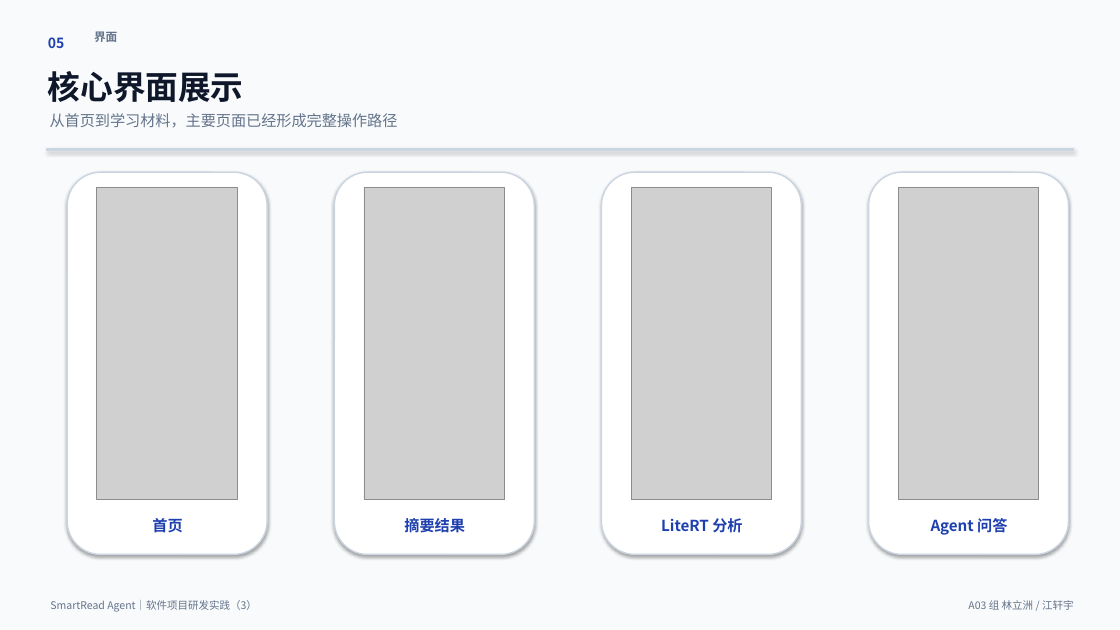
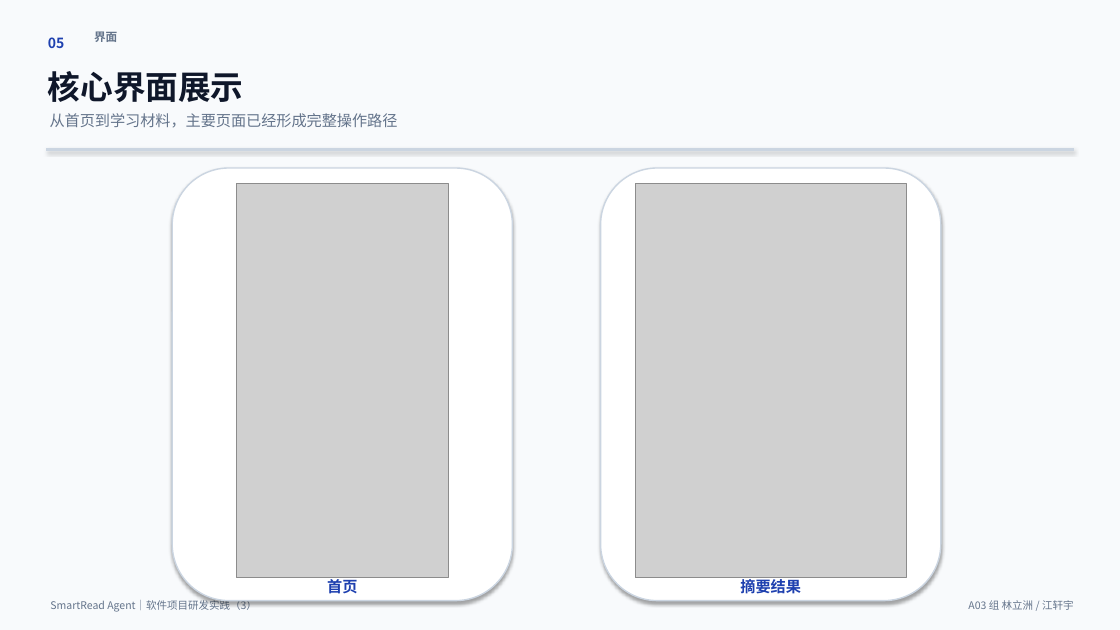
Before and after one commit to heixuan-vsmenghu/SmartRead-Agent-Android, a slide deck: slide 5 of docs/SmartReadAgent_V1.0_期末演示PPT.pptx. Drawn at 1120x630 pixels with LibreOffice and Linux fonts; fonts in the diff are those of the drawing; grey boxes stand for pictures. Boxes give left, top, right and bottom in pixels: in the first picture for what was removed or moved away, otherwise in the second. Text is boxed around its words. In the diff, an @@ line names an element or a change of style, - is before the commit and + after.

```diff
--- a/docs/SmartReadAgent_V1.0_期末演示PPT.pptx
+++ b/docs/SmartReadAgent_V1.0_期末演示PPT.pptx
@@ rounded rectangle: place and size @@
-rounded rectangle at [67, 172, 267, 555]
+rounded rectangle at [172, 168, 513, 601]
@@ rounded rectangle: place and size @@
-rounded rectangle at [334, 172, 534, 555]
+rounded rectangle at [601, 168, 941, 601]
@@ rounded rectangle removed at [602, 172, 802, 555] @@
@@ rounded rectangle removed at [869, 172, 1069, 555] @@
@@ picture removed at [97, 187, 237, 500] @@
@@ picture added at [236, 183, 448, 578] @@
@@ picture removed at [364, 187, 504, 500] @@
@@ picture removed at [631, 187, 771, 500] @@
@@ picture added at [635, 183, 907, 578] @@
@@ picture removed at [898, 187, 1038, 500] @@
@@ text removed at [661, 518, 742, 533] @@
-LiteRT 分析
@@ text removed at [931, 518, 1007, 535] @@
-Agent 问答
@@ text "首页" rewrapped from [152, 518, 182, 533] to [327, 577, 357, 597] @@
@@ text "摘要结果": place and size @@
-text "摘要结果" at [404, 516, 465, 536]
+text "摘要结果" at [740, 577, 801, 597]
```
Also in this commit, not shown: 8 other slides changed, 12 other files.
